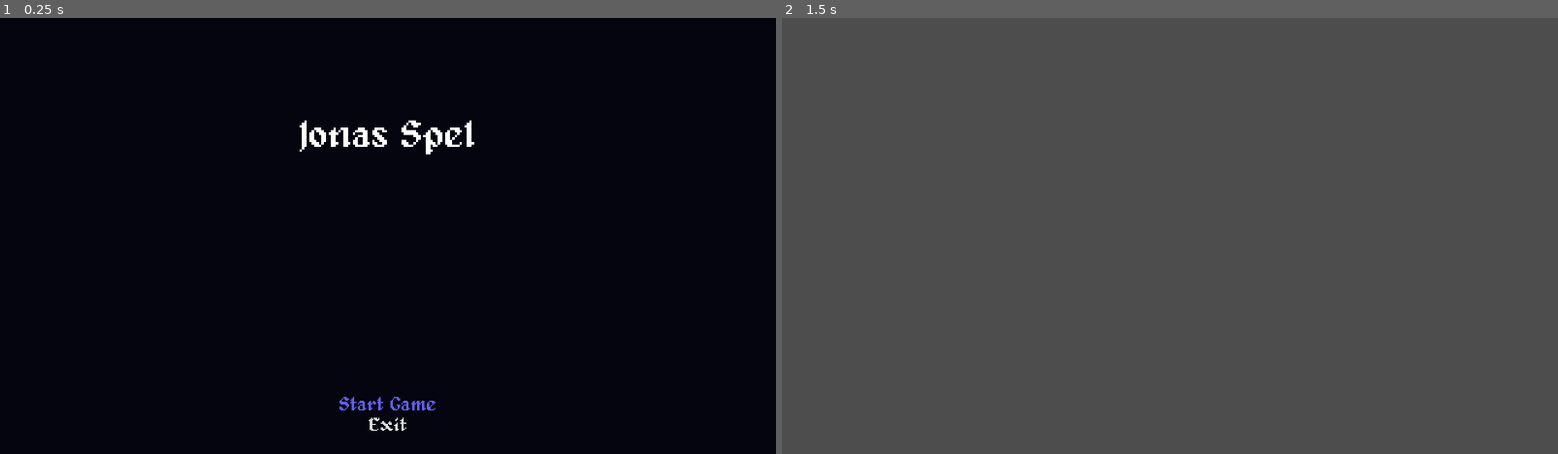
Above: before the commit, frames 1-2 (left to right).
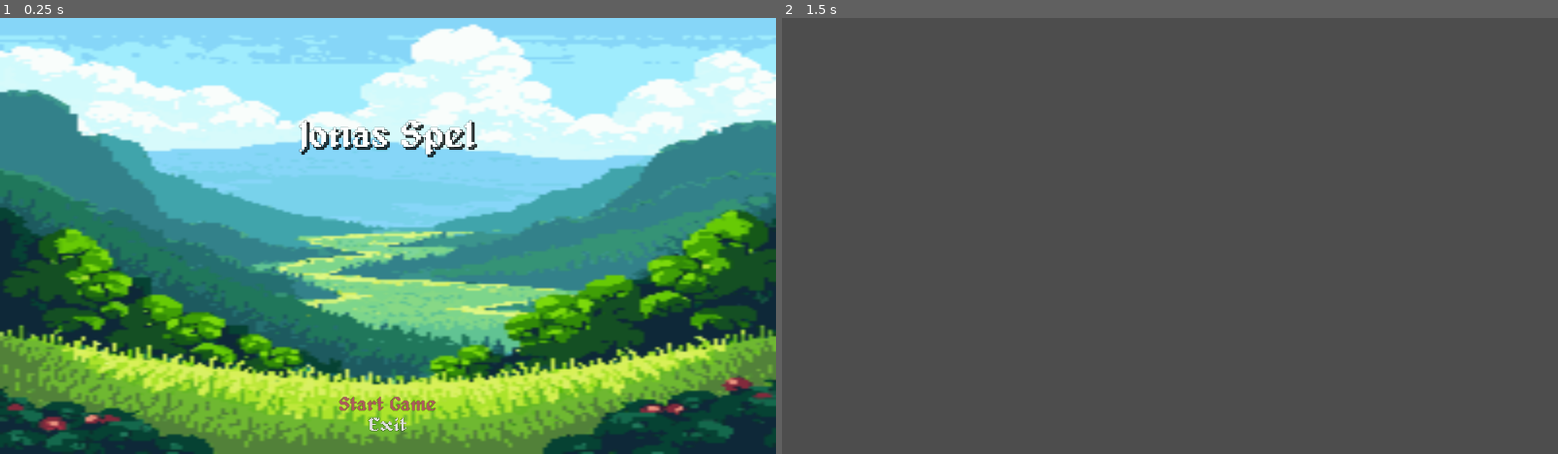
Above: after the commit, the same moments.

Repository: Pensho/Champ_Collector_2
Game: Godot game, scene res://Scenes/ui/MainMenu.tscn
Two runs of this game, one before a commit and one after it. Both use one fixed random seed, a clock stepped at 60 frames per second and the inputs below.
Inputs:
- Up to frame 1 (0.25 s): no input
- Up to frame 2 (1.5 s): click "Start Game" at 0.5 s; tap Enter at 1.25 s

The runs differ from the first frame. In frame 1, 99% of the frame differs, in the area x 0-100%, y 0-100%; in frame 2, nothing differs.

Commit message:
Main Menu texture
Replaced background color with texture, also adapted button theme colors to match.

Diff:
--- a/Assets/Champ Collector/Themes/default_theme.tres
+++ b/Assets/Champ Collector/Themes/default_theme.tres
@@ -15,9 +15,9 @@
 [resource]
 default_font = ExtResource("1_dnldn")
 default_font_size = 32
-Button/colors/font_focus_color = Color(0.392157, 0.380392, 0.94902, 1)
-Button/colors/font_hover_color = Color(0.721569, 0.831373, 1, 1)
-Button/colors/font_pressed_color = Color(0.207843, 0.266667, 0.380392, 1)
+Button/colors/font_focus_color = Color(0.683048, 0.353277, 0.367087, 1)
+Button/colors/font_hover_color = Color(0.827451, 0.501961, 0.509804, 1)
+Button/colors/font_pressed_color = Color(0.388235, 0.227451, 0.231373, 1)
 Button/styles/disabled = SubResource("StyleBoxEmpty_dnldn")
 Button/styles/focus = SubResource("StyleBoxEmpty_tm3gc")
 Button/styles/hover = SubResource("StyleBoxEmpty_ur2ak")
--- a/Scenes/ui/MainMenu.tscn
+++ b/Scenes/ui/MainMenu.tscn
@@ -1,8 +1,9 @@
-[gd_scene load_steps=4 format=3 uid="uid://c6c1o3oabj0pf"]
+[gd_scene load_steps=5 format=3 uid="uid://c6c1o3oabj0pf"]
 
 [ext_resource type="Script" uid="uid://dg6hmf1j0ygjl" path="res://Scripts/Character/character_collection.gd" id="1_4facs"]
 [ext_resource type="Theme" uid="uid://c8irweh6md2jy" path="res://Assets/Champ Collector/Themes/default_theme.tres" id="1_hnwi1"]
 [ext_resource type="Script" uid="uid://cygusf5metdyh" path="res://Scripts/UI/main_menu.gd" id="2_hnwi1"]
+[ext_resource type="Texture2D" uid="uid://cxe2lffkbra47" path="res://Assets/Champ Collector/Scenery/Grasslands.png" id="3_h3tiw"]
 
 [node name="MainMenu" type="Control"]
 layout_mode = 3
@@ -14,15 +15,14 @@
 theme = ExtResource("1_hnwi1")
 script = ExtResource("2_hnwi1")
 
-[node name="ColorRect" type="ColorRect" parent="."]
-custom_minimum_size = Vector2(1280, 720)
+[node name="TextureRect" type="TextureRect" parent="."]
 layout_mode = 1
 anchors_preset = 15
 anchor_right = 1.0
 anchor_bottom = 1.0
 grow_horizontal = 2
 grow_vertical = 2
-color = Color(0.0197146, 0.0212166, 0.0646884, 1)
+texture = ExtResource("3_h3tiw")
 
 [node name="MarginContainer" type="MarginContainer" parent="."]
 layout_mode = 1
@@ -43,6 +43,12 @@
 [node name="Title_Text" type="Label" parent="MarginContainer/VBoxContainer"]
 layout_mode = 2
 size_flags_vertical = 3
+theme_override_colors/font_shadow_color = Color(0, 0, 0, 0.705882)
+theme_override_colors/font_outline_color = Color(0, 0, 0, 1)
+theme_override_constants/shadow_offset_x = 4
+theme_override_constants/shadow_offset_y = 4
+theme_override_constants/outline_size = 1
+theme_override_constants/shadow_outline_size = 4
 theme_override_font_sizes/font_size = 64
 text = "Jonas Spel"
 horizontal_alignment = 1
@@ -61,6 +67,8 @@
 focus_neighbor_bottom = NodePath("../Button_QuitGame")
 focus_next = NodePath("../Button_QuitGame")
 focus_previous = NodePath("../Button_QuitGame")
+theme_override_colors/font_outline_color = Color(0, 0, 0, 1)
+theme_override_constants/outline_size = 1
 text = "Start Game"
 
 [node name="Button_QuitGame" type="Button" parent="MarginContainer/VBoxContainer/ButtonsVBox"]
@@ -71,6 +79,8 @@
 focus_neighbor_bottom = NodePath("../Button_StartGame")
 focus_next = NodePath("../Button_StartGame")
 focus_previous = NodePath("../Button_StartGame")
+theme_override_colors/font_outline_color = Color(0, 0, 0, 1)
+theme_override_constants/outline_size = 1
 text = "Exit"
 
 [node name="Character_Collection" type="Node" parent="."]
